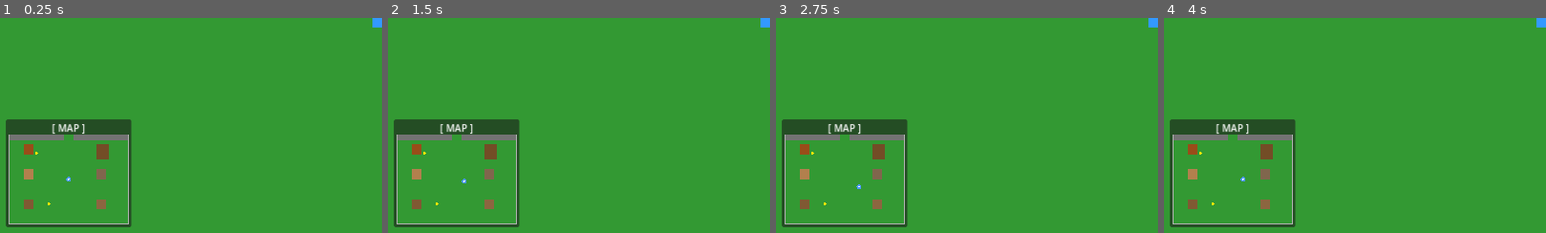
Above: before the commit, frames 1-4 (left to right).
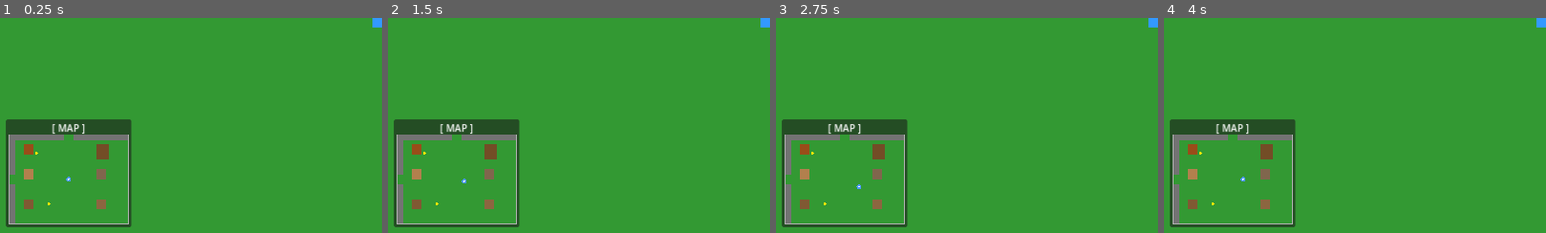
Above: after the commit, the same moments.

Repository: odylic/godot-town-demo
Game: Godot game, scene res://main.tscn
Same seed, same stepped clock (60 frames per second), same inputs: the game is played once before the commit and once after it.
Inputs:
- Up to frame 1 (0.25 s): no input
- Up to frame 2 (1.5 s): tap Enter at 0.5 s; hold Right (ui_right) 0.53-1.28 s; tap E (interact) at 0.6, 1.35 s; hold Down (ui_down) from 1.28 s (still down)
- Up to frame 3 (2.75 s): release Down (ui_down) at 2.03 s; hold Right (ui_right) from 2.03 s (still down); tap E (interact) at 2.1 s
- Up to frame 4 (4 s): release Right (ui_right) at 2.78 s; hold Up (ui_up) 2.78-3.53 s; tap E (interact) at 2.85, 3.6 s; hold Left (ui_left) from 3.53 s (still down)
The pictures show only the part of the screen within x 0-50%, y 50-100%; the shares and areas given below are measured in that part.

The runs differ from the first frame. In frame 1, 0.5% of the frame differs, in the area x 2-4%, y 56-96%; in frame 2, 0.5%; in frame 3, 0.5%; in frame 4, 0.5%.

Commit message:
Fix minimap exits, blacksmith layout, and NPC placement
- minimap: per-scene exit wall constants (main shows top+left exits,
  town2 shows right exit only, overworld unchanged)
- blacksmith: remove blocking anvil from center of room
- town2: move Villager2 out of House4 wall to open area (1200, 1600)

Diff:
--- a/blacksmith_interior.tscn
+++ b/blacksmith_interior.tscn
@@ -109,13 +109,6 @@
 offset_bottom = 240.0
 color = Color(0.22, 0.20, 0.18, 1)
 
-[node name="Anvil" type="ColorRect" parent="Decorations"]
-offset_left = 580.0
-offset_top = 370.0
-offset_right = 700.0
-offset_bottom = 430.0
-color = Color(0.18, 0.18, 0.18, 1)
-
 [node name="Shelf1" type="ColorRect" parent="Decorations"]
 offset_left = 30.0
 offset_top = 50.0
@@ -135,10 +128,6 @@
 [node name="CounterShape" type="CollisionShape2D" parent="Decorations/FurnitureCollision"]
 position = Vector2(640, 200)
 shape = SubResource("RectangleShape2D_counter")
-
-[node name="AnvilShape" type="CollisionShape2D" parent="Decorations/FurnitureCollision"]
-position = Vector2(640, 400)
-shape = SubResource("RectangleShape2D_shelf")
 
 [node name="Shelf1Shape" type="CollisionShape2D" parent="Decorations/FurnitureCollision"]
 position = Vector2(155, 85)
--- a/minimap.gd
+++ b/minimap.gd
@@ -6,10 +6,18 @@
 # Dirt path running through the overworld (full height)
 const OVERWORLD_PATH := [1100.0, 0.0, 1300.0, 1800.0]
 
-# Gray wall strips flanking the exit doorway [x1, y1, x2, y2]
+# Gray wall strips flanking each exit [x1, y1, x2, y2]
 const TOWN_EXIT_WALLS := [
 	[0.0, 0.0, 1100.0, 120.0],
 	[1300.0, 0.0, 2400.0, 120.0],
+]
+const TOWN_LEFT_EXIT_WALLS := [
+	[0.0, 0.0, 120.0, 800.0],
+	[0.0, 1000.0, 120.0, 1800.0],
+]
+const TOWN2_RIGHT_EXIT_WALLS := [
+	[2280.0, 0.0, 2400.0, 800.0],
+	[2280.0, 1000.0, 2400.0, 1800.0],
 ]
 const OVERWORLD_EXIT_WALLS := [
 	[0.0, 1680.0, 1100.0, 1800.0],
@@ -41,8 +49,16 @@
 				var gp := rect.global_position
 				draw_rect(_world_rect(gp.x, gp.y, gp.x + rect.size.x, gp.y + rect.size.y, w, h), rect.color)
 
-	# Exit walls — gray strips flanking the doorway opening
-	var exit_walls := TOWN_EXIT_WALLS if is_town else OVERWORLD_EXIT_WALLS
+	# Exit walls — gray strips flanking each scene's exit(s)
+	var is_main := scene_path.ends_with("main.tscn")
+	var is_town2 := scene_path.ends_with("town2.tscn")
+	var exit_walls: Array
+	if is_main:
+		exit_walls = TOWN_EXIT_WALLS + TOWN_LEFT_EXIT_WALLS
+	elif is_town2:
+		exit_walls = TOWN2_RIGHT_EXIT_WALLS
+	else:
+		exit_walls = OVERWORLD_EXIT_WALLS
 	for wall in exit_walls:
 		draw_rect(_world_rect(wall[0], wall[1], wall[2], wall[3], w, h), Color(0.45, 0.45, 0.45))
 
--- a/town2.tscn
+++ b/town2.tscn
@@ -103,7 +103,7 @@
 position = Vector2(600, 500)
 
 [node name="Villager2" parent="." instance=ExtResource("2_npc")]
-position = Vector2(1800, 1400)
+position = Vector2(1200, 1600)
 
 [node name="DialogueBox" parent="." instance=ExtResource("3_dlgbox")]
 
